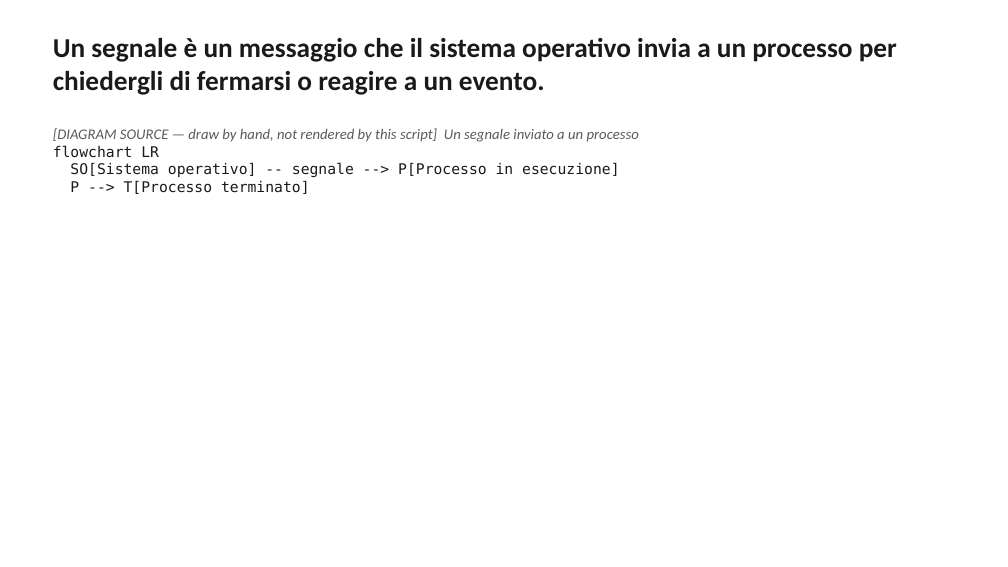
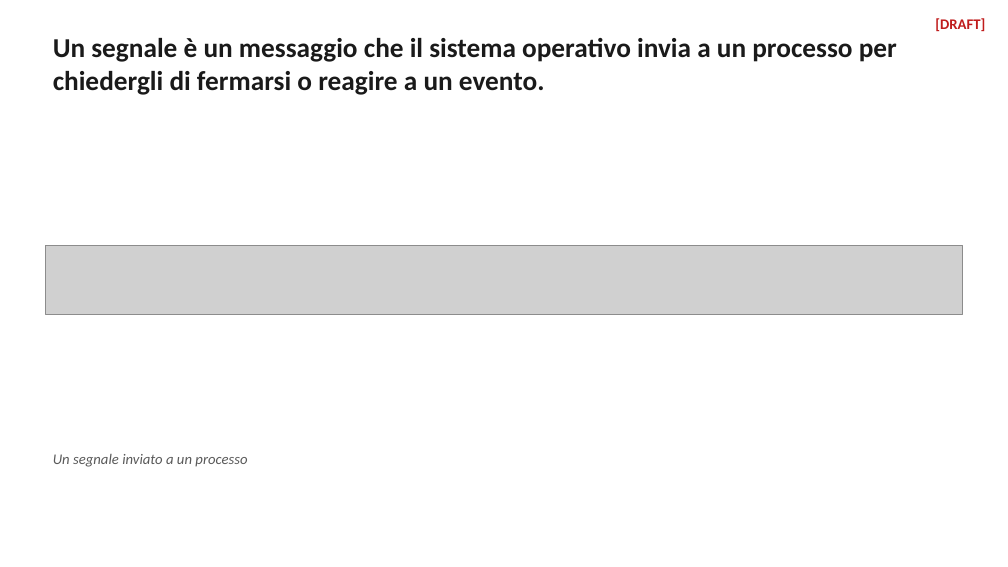
Before and after one commit to danidemi/teaching-support, a slide deck: slide 21 of learning-test-course-docker/material/slides/out/session-01.pptx. Drawn at 1008x567 pixels with LibreOffice and Linux fonts; fonts in the diff are those of the drawing; grey boxes stand for pictures. Boxes give left, top, right and bottom in pixels: in the first picture for what was removed or moved away, otherwise in the second. Text is boxed around its words. In the diff, an @@ line names an element or a change of style, - is before the commit and + after.

```diff
--- a/learning-test-course-docker/material/slides/out/session-01.pptx
+++ b/learning-test-course-docker/material/slides/out/session-01.pptx
@@ text added at bbox=[935, 18, 985, 31], 14 pt, text #C01C1C, bold @@
+[DRAFT]
@@ text removed at bbox=[53, 128, 639, 194] @@
-[DIAGRAM SOURCE — draw by hand, not rendered by this script] Un segnale inviato a un processo
-flowchart LR
-SO[Sistema operativo] -- segnale --> P[Processo in esecuzione]
-P --> T[Processo terminato]
@@ picture added at bbox=[45, 245, 963, 314] @@
@@ text added at bbox=[53, 454, 247, 467], 14 pt, text #5A5A5A, italic @@
+Un segnale inviato a un processo
```
Also in this commit, not shown: 20 other slides changed, 59 other files.
